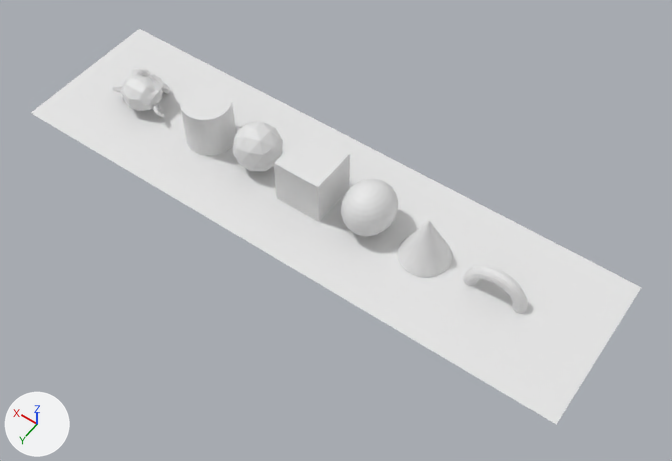
The Blender file 1 OBJECTS/1 Objects.blend as it was, and as the next commit left it.
Before and after are seen from a camera (50 mm lens) standing at (-14.2, 18.4, 27.4) and looking at (-1.5, 0.6, -0.5). The lights are fixed; the arrows at lower left show +X, +Y and +Z.
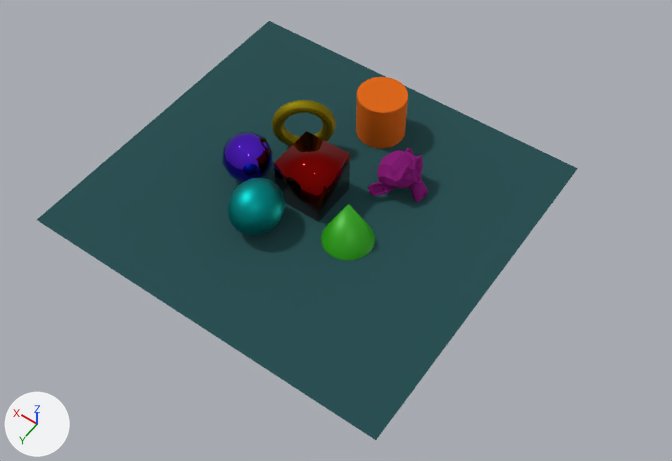
Edits to the bpy script that builds the scene:
```text
Change me_cube:
    where me_cube.from_pydata(...)  # 8 vertices, 6 faces; spans x -1.0..1.0, y -1.0..1.0, z -1.0..1.0
    remove me_cube.materials.append(mat_material)  # white #e7e7e7
    me_cube part 1: edges marked sharp go from 0 to 12
    add me_cube.materials.append(mat_material_002)  # red #970c08
Change me_plane:
    where me_plane.from_pydata(...)  # 4 vertices, 1 face; spans x -1.0..1.0, y -1.0..1.0, z 0.0
    add me_plane.materials.append(mat_material_008)  # dark cyan #1b4a4e
Change me_sphere:
    where me_sphere.from_pydata(...)  # 482 vertices, 512 faces; spans x -1.0..1.0, y -1.0..1.0, z -1.0..1.0
    add me_sphere.materials.append(mat_material_003)  # cyan #0b9896
Change me_icosphere:
    where me_icosphere.from_pydata(...)  # 42 vertices, 80 faces; spans x -0.95..0.95, y -1.0..1.0, z -1.0..1.0
    add me_icosphere.materials.append(mat_material_001)  # purple #6229e7
Change me_suzanne_004:
    where me_suzanne_004.from_pydata(...)  # 507 vertices, 500 faces; spans x -1.37..1.37, y -0.85..0.85, z -0.98..0.98
    add me_suzanne_004.materials.append(mat_material_005)  # purple #91067f
Change me_cone:
    where me_cone.from_pydata(...)  # 33 vertices, 33 faces; spans x -1.0..1.0, y -1.0..1.0, z -1.0..1.0
    add me_cone.materials.append(mat_material_006)  # green #29a500
Change me_torus:
    where me_torus.from_pydata(...)  # 576 vertices, 576 faces; spans x -1.25..1.25, y -1.25..1.25, z -0.25..0.25
    add me_torus.materials.append(mat_material_007)  # yellow #8e8100
Change me_cylinder_001:
    where me_cylinder_001.from_pydata(...)  # 64 vertices, 34 faces; spans x -1.0..1.0, y -1.0..1.0, z -1.0..1.0
    add me_cylinder_001.materials.append(mat_material_009)  # orange #e77100
Change ob_plane:
    ob_plane.scale: (12.1, 3.27, 27.0) -> (-7.7, 7.08, 27.0)
Change ob_icosphere:
    ob_icosphere.location: (2.63, 0.0, 1.0) -> (2.61, 0.66, 1.0)
Change ob_suzanne:
    ob_suzanne.location: (8.51, 0.0, 0.55) -> (-2.57, -2.3, 0.55)
    ob_suzanne.rotation_euler: (-0.602, 0.0, 0.0) -> (-0.602, 0.0, -1.62)  # degrees (-34, 0, 0) -> degrees (-34, 0, -93)
Change ob_torus:
    ob_torus.location: (-7.98, 0.0, 0.0) -> (1.74, -1.78, 1.24)
    ob_torus.rotation_euler: (1.571, 0.0, 0.0) -> (1.571, 0.0, 0.638)  # degrees (90, 0, 0) -> degrees (90, 0, 37)
Change ob_cylinder:
    ob_cylinder.location: (5.1, 0.0, 1.0) -> (-0.24, -4.3, 1.01)
```

Pixel boxes (x1, y1, x2, y2) of what changed, in the pictures (672 x 461 px):
'Plane', recoloured, rescaled (white to cyan, 11% narrower, 6% taller)
    before: (31, 29, 641, 424)
    after: (37, 21, 578, 440)
'Cylinder', recoloured, moved
    before: (180, 84, 236, 156)
    after: (356, 77, 408, 148)
'Sphere', recoloured
    both: (227, 178, 398, 236)
'Cube', recoloured, shading changed
    both: (274, 131, 350, 222)
'Cone', recoloured
    both: (321, 204, 452, 277)
'Suzanne', recoloured, moved, turned
    before: (112, 68, 170, 118)
    after: (368, 148, 428, 202)
'Icosphere', recoloured, moved
    before: (233, 122, 283, 171)
    after: (222, 132, 273, 182)
'Torus', recoloured, moved, turned
    before: (463, 266, 528, 314)
    after: (272, 100, 336, 146)
